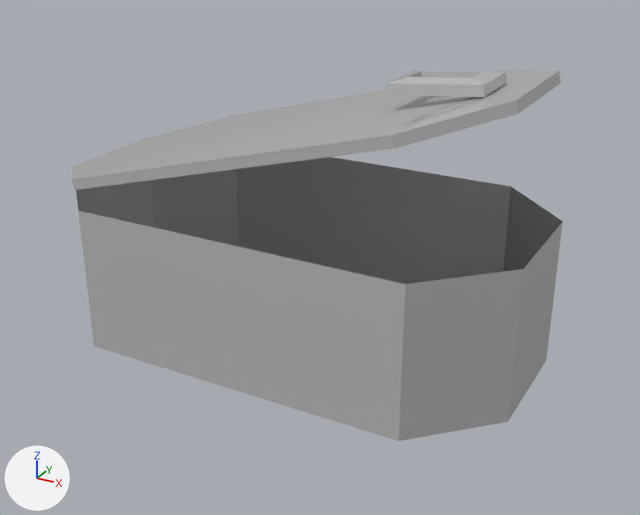
The FBX model public/SM_LataAtun.fbx, before and after one commit.
Camera for both pictures: a 50 mm lens placed at (0.0971, -0.168, 0.1045), pointed at (0.0064, -0.0031, 0.0221). Every picture has the same lights, and +X, +Y and +Z are marked at lower left. Where no turn or scale is listed for an object, it has been applied to the vertices.

The first picture shows 'SM_LataAtun'.
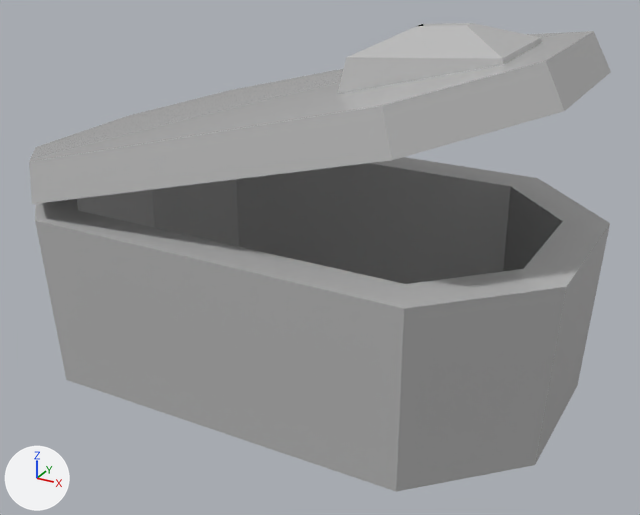
Where the change shows, as pixel boxes (x1, y1, x2, y2) in the pictures (640 x 515 px):
'SM_LataAtun', reshaped (18% wider, 26% taller): before (71, 69, 563, 441); after (29, 23, 611, 492)

Diff of the bpy script that builds the scene:
```diff
--- a/public/SM_LataAtun.fbx.py
+++ b/public/SM_LataAtun.fbx.py
@@ me_mesh @@
 # used by ob_sm_lataatun; location = (0.0, 0.0, 0.0)
-me_mesh.from_pydata(...)  # 46 vertices, 68 faces; spans x -0.0571..0.0567, y -0.0312..0.0312, z 0.0..0.0671
+me_mesh.from_pydata(...)  # 92 vertices, 180 faces; spans x -0.0658..0.0659, y -0.0405..0.0405, z -0.0063..0.0767
+# me_mesh part 1
+# 68 faces are deleted
+# 46 vertices are added at x -0.0658..0.0659, y -0.0405..0.0405, z -0.0063..0.0767
+# 180 new faces join them
 me_mesh.materials.append(mat_material__43)
```
